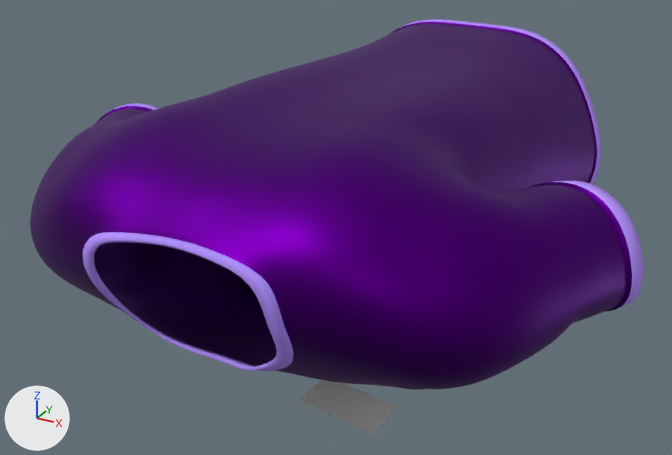
Before and after pictures for a commit that changed the glTF model public/Tshirt.glb.
One viewpoint serves both versions: a 50 mm lens placed at (4.02, -21.36, 3.59), pointed at (-0.18, -13.73, -0.22). Lighting does not change. The marker at lower left points along +X, +Y and +Z. Where no turn or scale is listed for an object, it has been applied to the vertices.

The older version as bpy lines, for what is in view:
```python
me_nft_004 = bpy.data.meshes.new('nft.004')
me_nft_004.from_pydata(...)  # 289 vertices, 512 faces; spans x 0.147..0.905, y -15.284..-14.802, z -1.351..-1.247
me_nft_004.materials.append(mat_nft_001)  # white #ffffff
me_pattern_340123_028 = bpy.data.meshes.new('Pattern_340123.028')
me_pattern_340123_028.from_pydata(...)  # 13339 vertices, 26370 faces; spans x -2.96..2.99, y -2.98..3.09, z -1.52..1.16
# faces by material slot: [24966, 1404]
me_pattern_340123_028.materials.append(mat_material_001)  # purple #550081
me_pattern_340123_028.materials.append(mat_material_006)  # purple #b490ff
me_pattern_340123_031 = bpy.data.meshes.new('Pattern_340123.031')
me_pattern_340123_031.from_pydata(...)  # 312 vertices, 624 faces; spans x -0.88..0.97, y -0.23..0.41, z -0.7..0.62
me_pattern_340123_031.materials.append(mat_material_006)  # purple #b490ff
ob_nft_004 = bpy.data.objects.new('nft.004', me_nft_004)
ob_nft_004.location = (0.15, 0.0, 0.0)
ob_t_shirt_2_003 = bpy.data.objects.new('T shirt 2.003', me_pattern_340123_031)
ob_t_shirt_2_003.location = (-0.04, -16.36, 0.171)
ob_t_shirt_purple_002 = bpy.data.objects.new('T shirt purple.002', me_pattern_340123_028)
ob_t_shirt_purple_002.location = (-0.044, -13.597, 0.169)
```
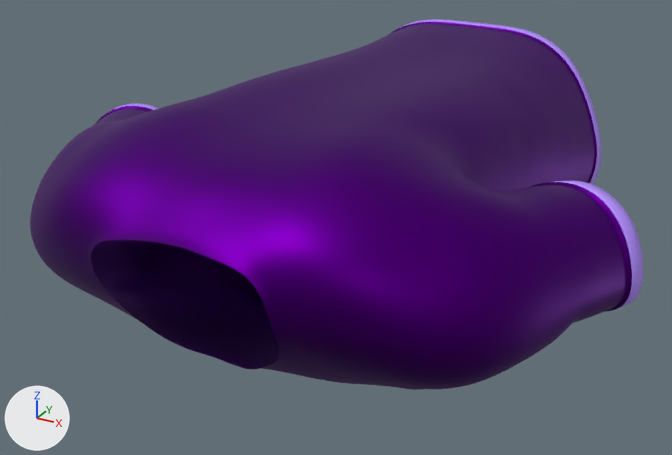
The newer file is also turned or shifted as a whole; pictures and numbers use the older file's frame.

Changed parts and their boxes (x1, y1, x2, y2) in the pictures (672 x 455 px):
'T shirt 2.003', deleted (purple)
    before: (83, 232, 293, 371)
'nft.004', deleted
    before: (300, 380, 397, 435)

Patch to the scene script:
```diff
--- a/public/Tshirt.glb.py
+++ b/public/Tshirt.glb.py
@@ ob_nft_004 @@
-ob_nft_004 = bpy.data.objects.new('nft.004', me_nft_004)
-ob_nft_004.location = (0.15, 0.0, 0.0)
@@ ob_t_shirt_2_003 @@
-ob_t_shirt_2_003 = bpy.data.objects.new('T shirt 2.003', me_pattern_340123_031)
-ob_t_shirt_2_003.location = (-0.04, -16.36, 0.171)
```
